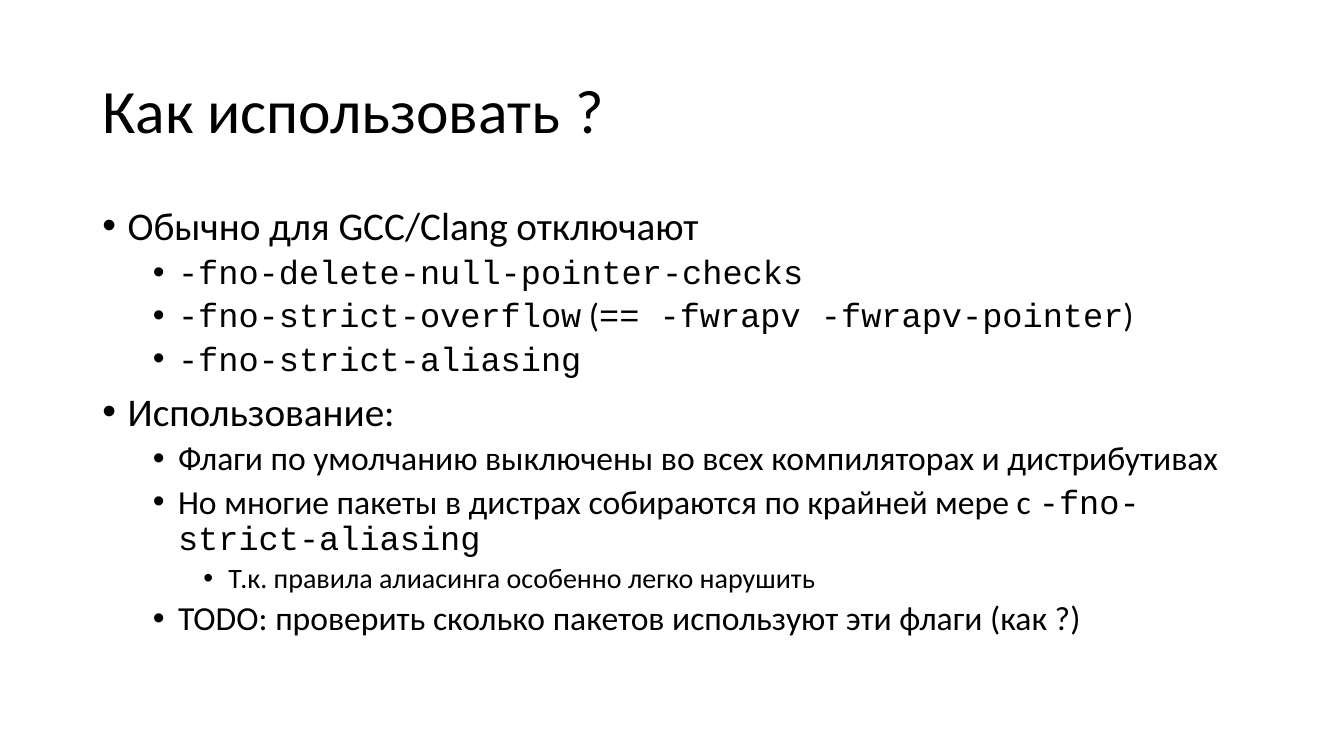
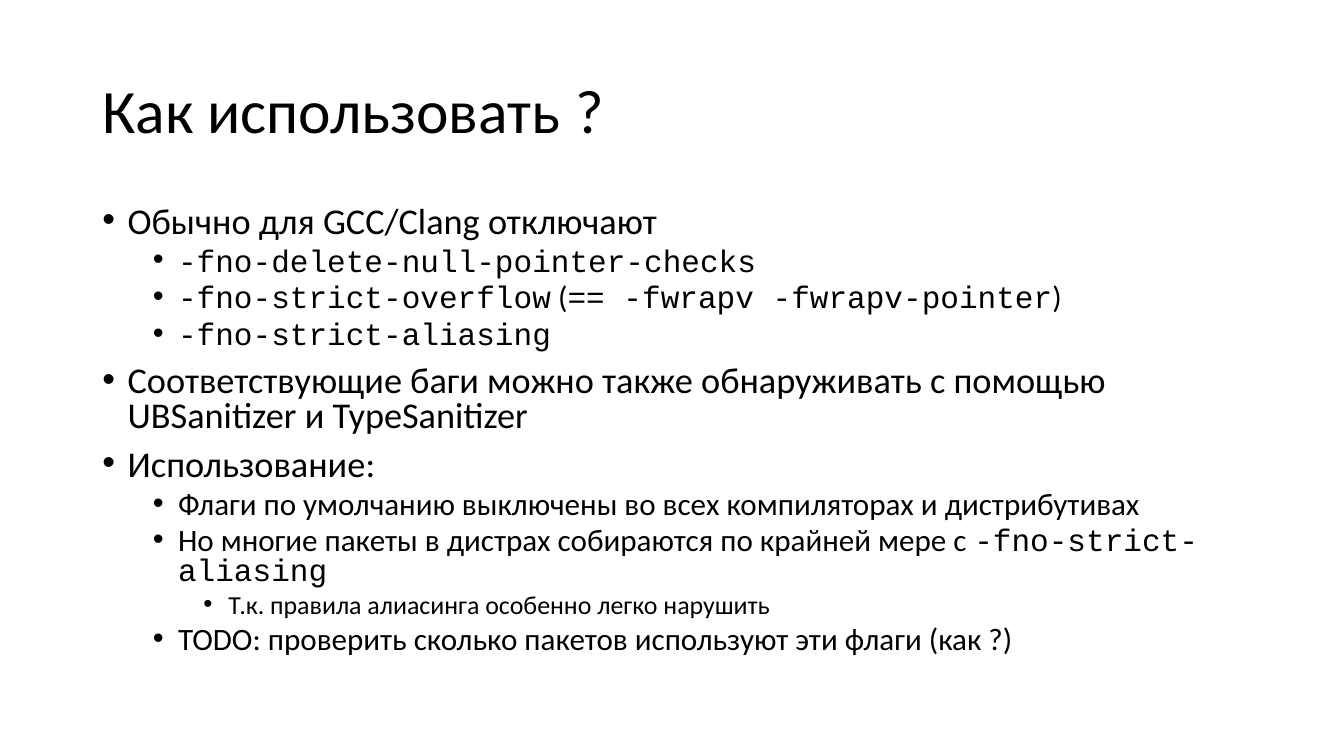
Before and after one commit to yugr/slides, a slide deck: slide 73 of CppZeroCost/2025/RU.pptx. Drawn at 1344x756 pixels with LibreOffice and Linux fonts; fonts in the diff are those of the drawing. Boxes give left, top, right and bottom in pixels: in the first picture for what was removed or moved away, otherwise in the second. Text is boxed around its words. In the diff, an @@ line names an element or a change of style, - is before the commit and + after.

```diff
--- a/CppZeroCost/2025/RU.pptx
+++ b/CppZeroCost/2025/RU.pptx
@@ text at [128,208,1198,655]: size 28 to 25.9 pt in "Обычно для GCC/Clang отключают", "Использование:"; size 24 to 22.2 pt in "-fno-delete-null-pointer-checks", "-fno-strict-overflow (== -fwrapv -fwrapv-pointer)", "-fno-strict-aliasing", "Флаги по умолчанию выключены во всех компиляторах ..." and 2 more places; size 20 to 18.5 pt in "Т.к. правила алиасинга особенно легко нарушить"; line spacing 0.9 to 0.8 @@
@@ text at [128,368,1106,434]: paragraph added @@
+• Соответствующие баги можно также обнаруживать с помощью UBSanitizer и TypeSanitizer
```
Also in this commit, not shown: 3 other slides changed, 3 other files.
